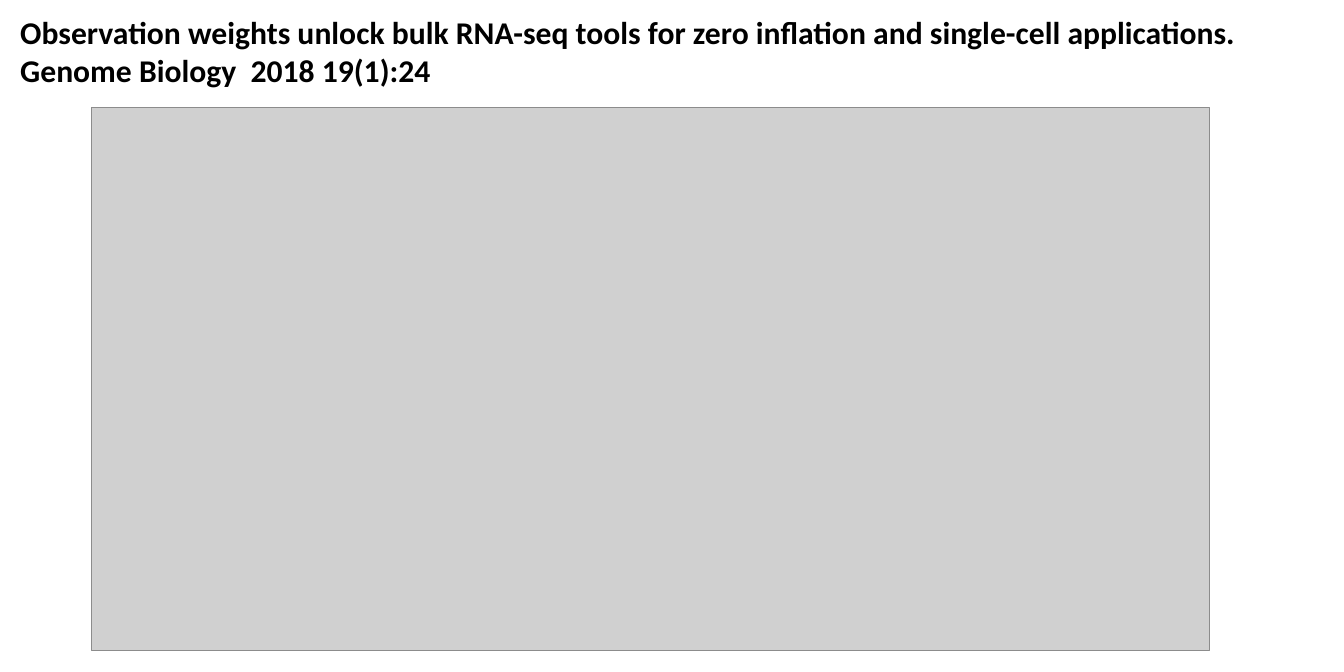
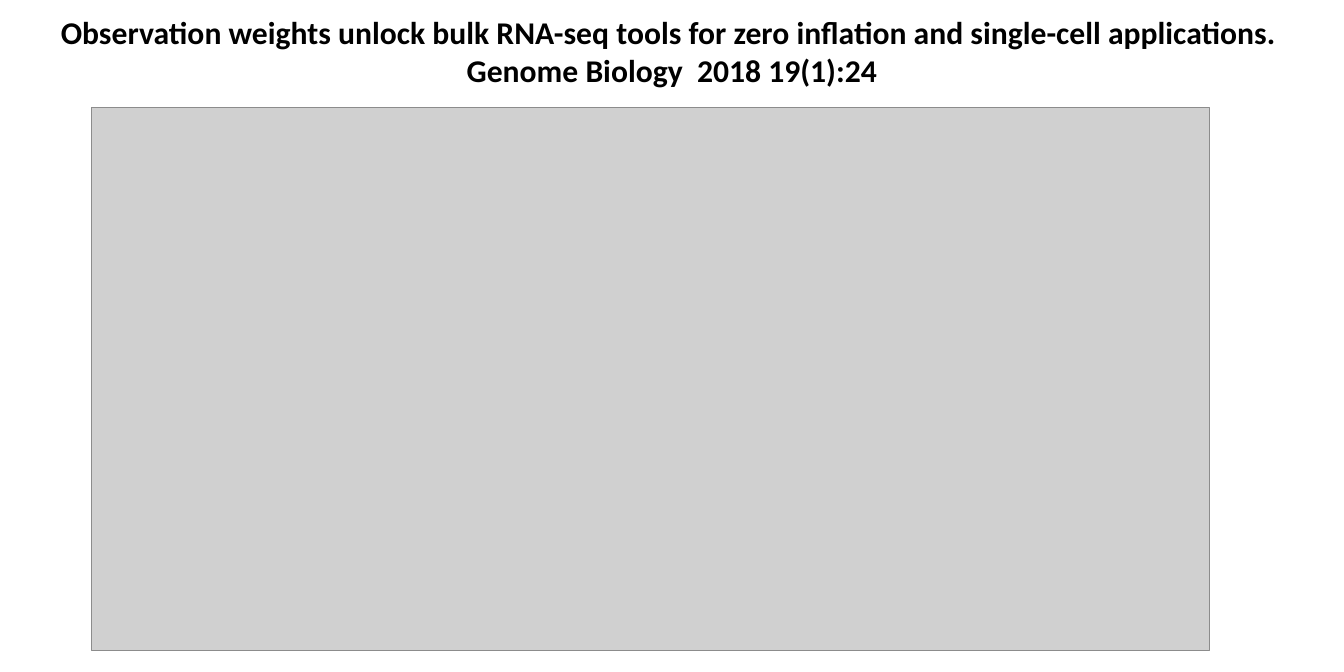
Before and after one commit to statOmics/statOmics.github.io, a slide deck: slide 1 of pages/figs/zinbwave-zingeR.pptx. Drawn at 1344x672 pixels with LibreOffice and Linux fonts; fonts in the diff are those of the drawing; grey boxes stand for pictures. Boxes give left, top, right and bottom in pixels: in the first picture for what was removed or moved away, otherwise in the second. Text is boxed around its words. In the diff, an @@ line names an element or a change of style, - is before the commit and + after.

```diff
--- a/pages/figs/zinbwave-zingeR.pptx
+++ b/pages/figs/zinbwave-zingeR.pptx
@@ text "Observation weights unlock bulk RNA-seq ...": place and size @@
-text "Observation weights unlock bulk RNA-seq ..." at bbox=[20, 21, 1235, 88]
+text "Observation weights unlock bulk RNA-seq ..." at bbox=[61, 21, 1275, 88]
@@ text "Observation weights unlock bulk RNA-seq ..." at bbox=[61, 21, 1275, 88]: alignment left to centre @@
```
Also in this commit, not shown: 9 other files.
